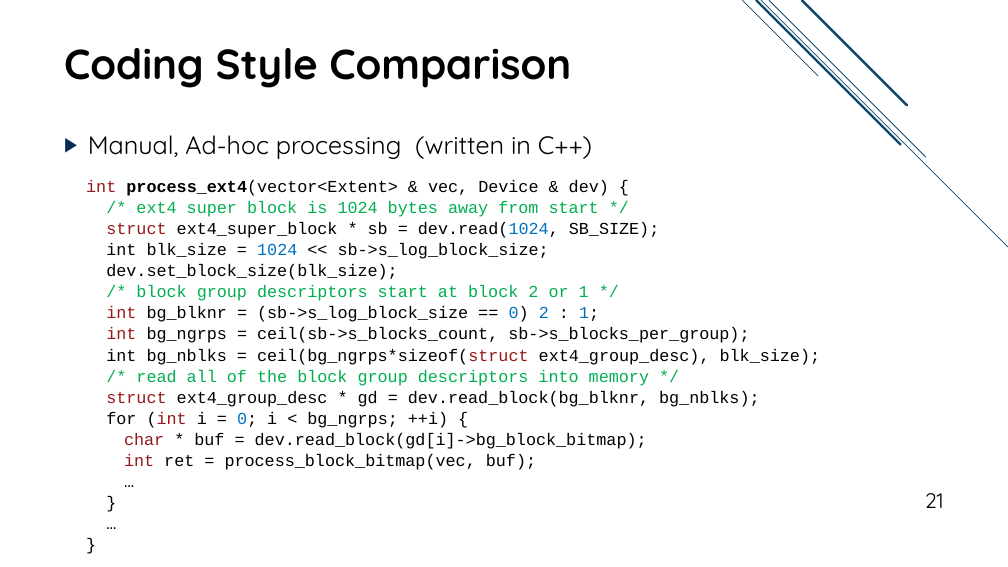
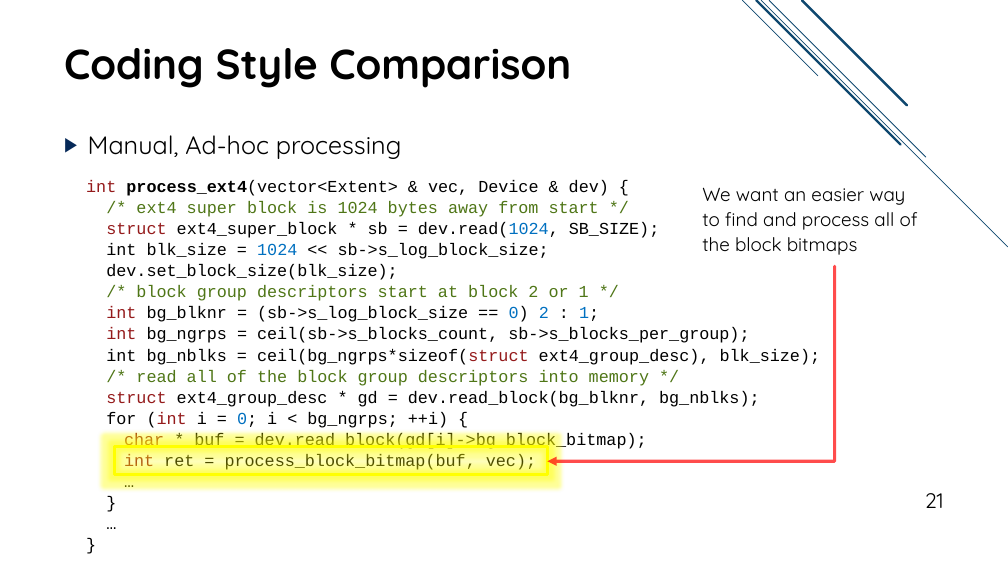
Before and after one commit to jacksun007/spiffy-paper, a slide deck: slide 21 of talk/spiffy_talk.pptx. Drawn at 1008x567 pixels with LibreOffice and Linux fonts; fonts in the diff are those of the drawing. Boxes give left, top, right and bottom in pixels: in the first picture for what was removed or moved away, otherwise in the second. Text is boxed around its words. In the diff, an @@ line names an element or a change of style, - is before the commit and + after.

Commit message:
updated example annotation slides and manual vs. spiffy app slides

```diff
--- a/talk/spiffy_talk.pptx
+++ b/talk/spiffy_talk.pptx
@@ text at [88, 135, 402, 159]: text changed @@
-▶ Manual, Ad-hoc processing (written in C++)
+▶ Manual, Ad-hoc processing
@@ text at [136, 201, 649, 386]: text colour #00B050 to #4F7717 in "/* ext4 super block is 1024 bytes ...", "/* block group descriptors start at block ...", "/* read all of the block group ..." @@
@@ text added at [702, 187, 918, 255], 18 pt, text #000000 @@
+We want an easier way to find and process all of the block bitmaps
@@ elbow arrow added from (835, 266) to (547, 461), #FF0000 3 pt @@
@@ rectangle added at [114, 446, 547, 475], outline #FFFF00 3 pt @@
@@ text at [124, 454, 536, 470]: text changed @@
-int ret = process_block_bitmap(vec, buf);
+int ret = process_block_bitmap(buf, vec);
```
Also in this commit, not shown: 17 other slides changed, 1 slide added, 5 slides removed.
